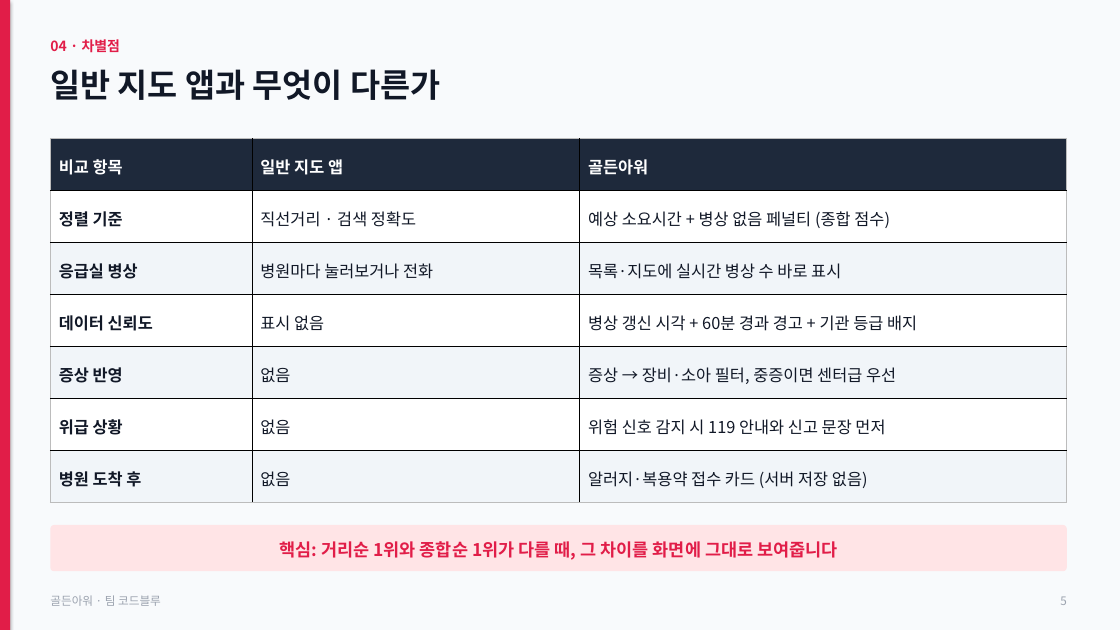
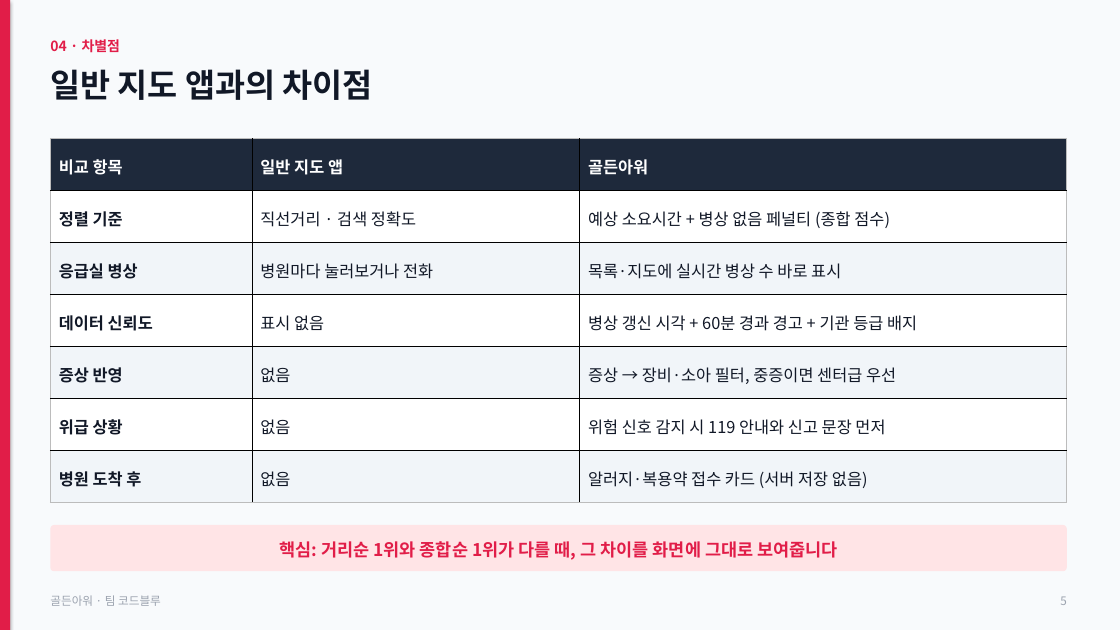
Before and after one commit to jhh1216/hourppt, a slide deck: slide 5 of golden-hour.pptx. Drawn at 1120x630 pixels with LibreOffice and Linux fonts; fonts in the diff are those of the drawing. Boxes give left, top, right and bottom in pixels: in the first picture for what was removed or moved away, otherwise in the second. Text is boxed around its words. In the diff, an @@ line names an element or a change of style, - is before the commit and + after.

```diff
--- a/golden-hour.pptx
+++ b/golden-hour.pptx
@@ text at bbox=[50, 69, 373, 100]: text changed @@
-일반 지도 앱과 무엇이 다른가
+일반 지도 앱과의 차이점
```
Also in this commit, not shown: 7 other slides changed, 2 other files.
